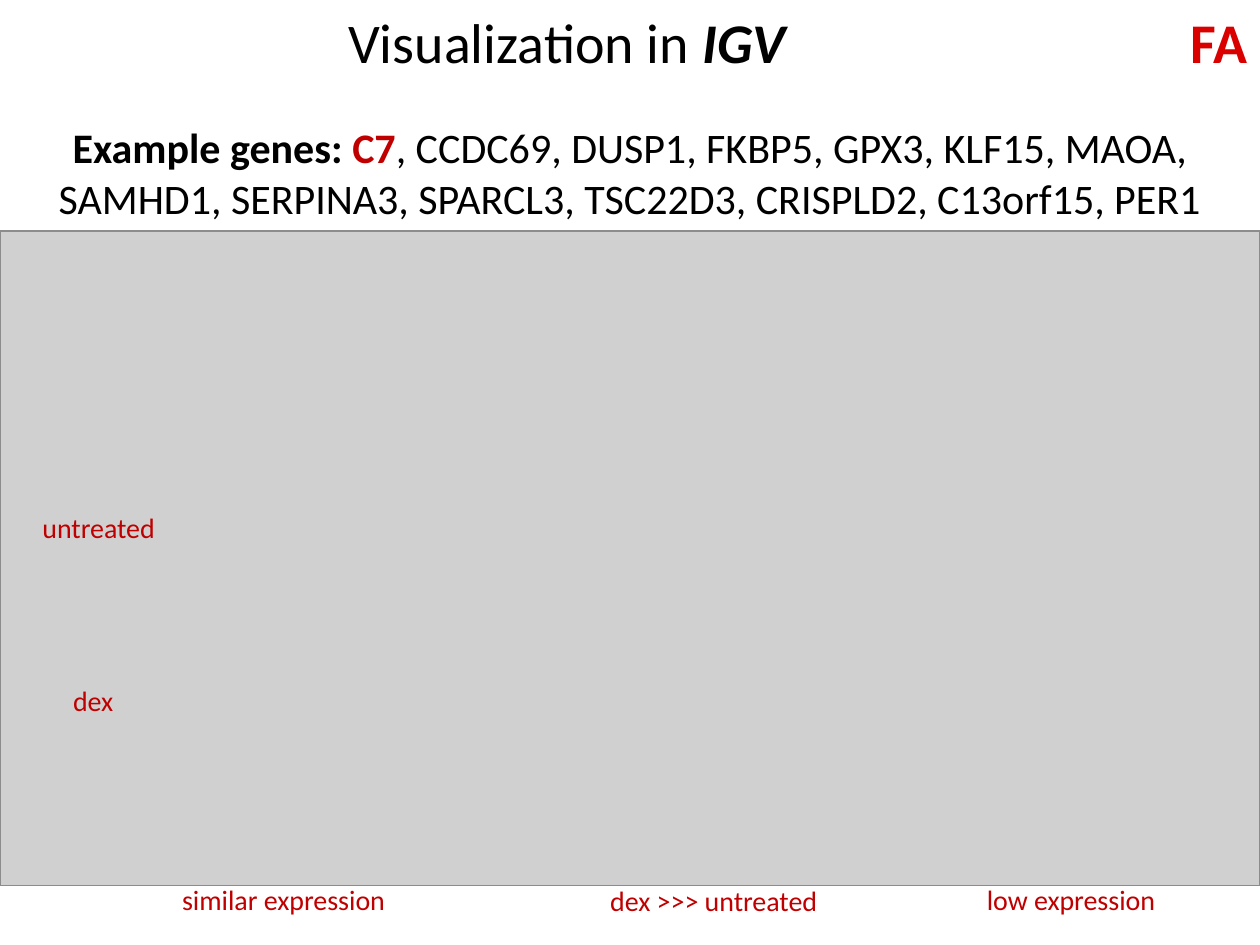
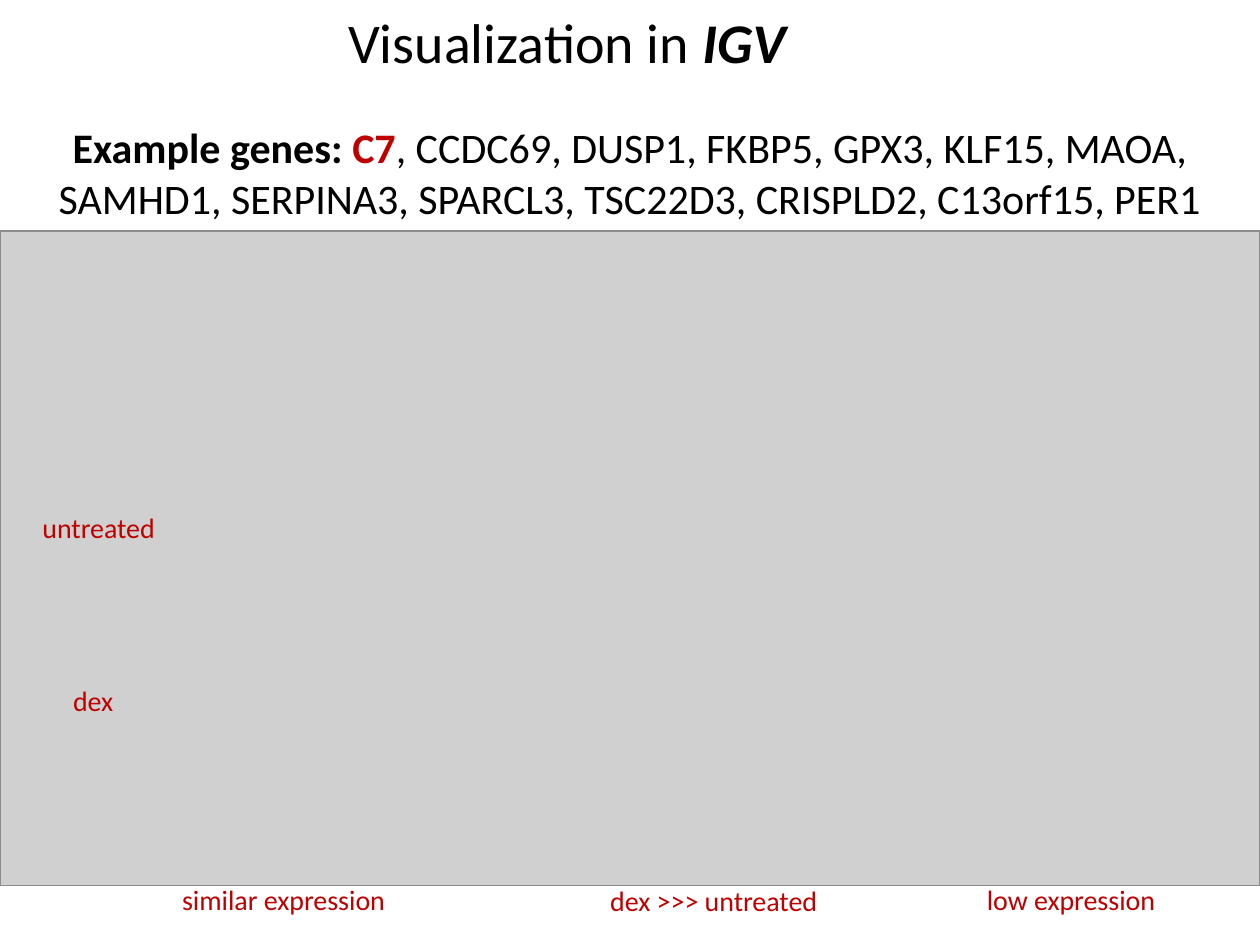
Before and after one commit to genepattern/tutorial-materials, a slide deck: slide 28 of BU_MolBio_RNAseq_in_GP_workshop/slides/2019-04-04_05_GPWorkshopIGV.pptx. Drawn at 1260x945 pixels with LibreOffice and Linux fonts; fonts in the diff are those of the drawing; grey boxes stand for pictures. Boxes give left, top, right and bottom in pixels: in the first picture for what was removed or moved away, otherwise in the second. Text is boxed around its words. In the diff, an @@ line names an element or a change of style, - is before the commit and + after.

```diff
--- a/BU_MolBio_RNAseq_in_GP_workshop/slides/2019-04-04_05_GPWorkshopIGV.pptx
+++ b/BU_MolBio_RNAseq_in_GP_workshop/slides/2019-04-04_05_GPWorkshopIGV.pptx
@@ table at (0,0,1260,88) @@
-row 1, column 2: FA
+row 1, column 2: 
```
Also in this commit, not shown: 8 other slides changed.
